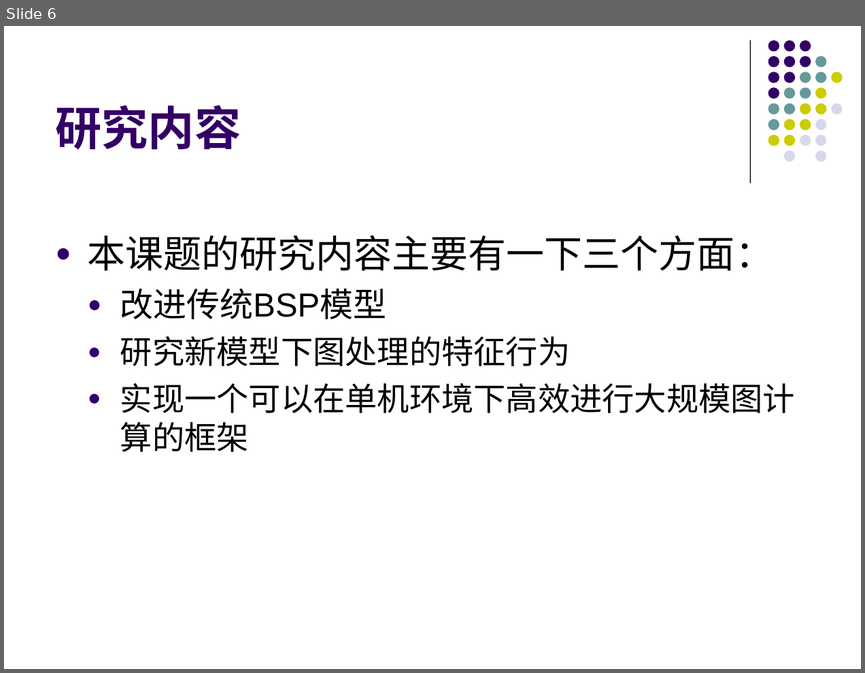
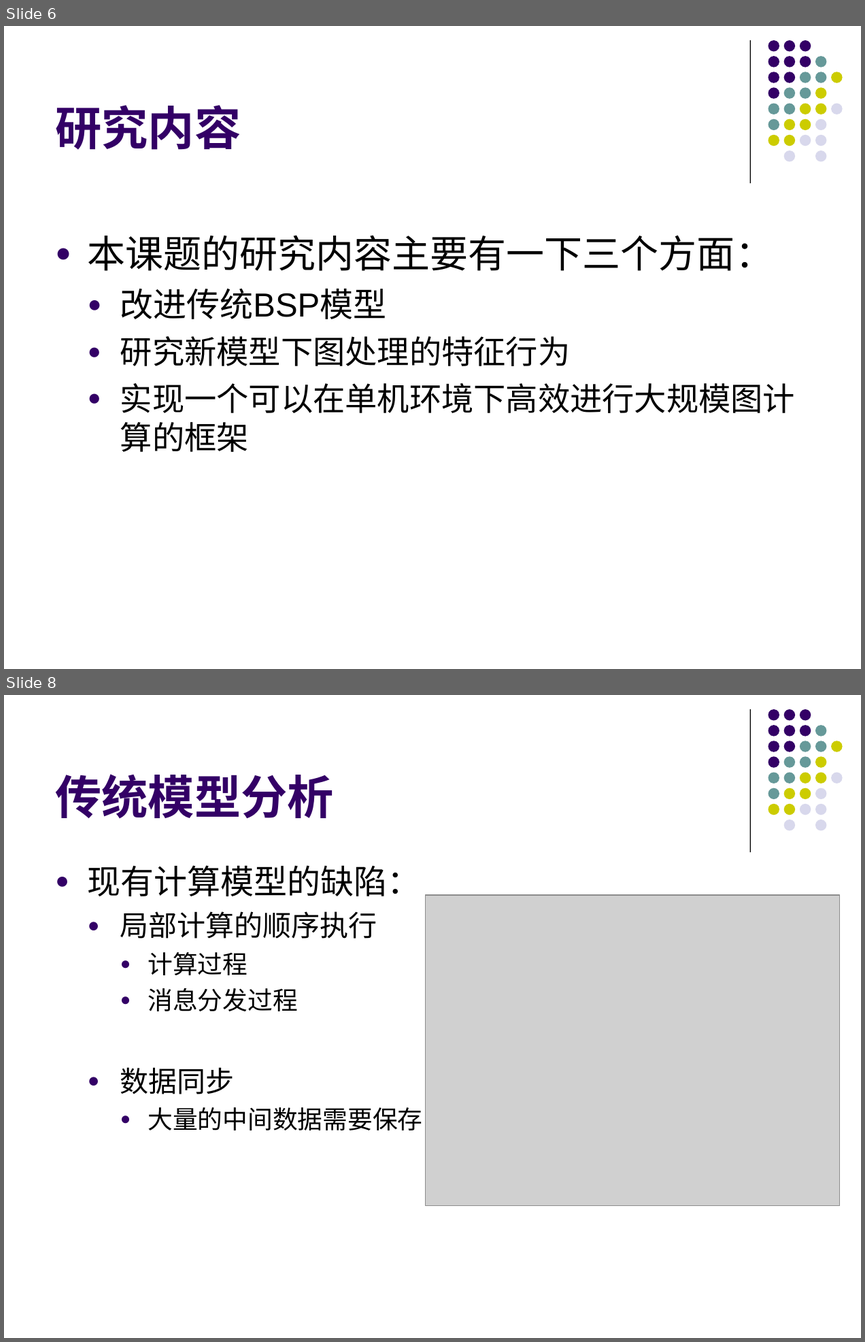
Before and after one commit to gitDangerSnake/dalunwen, a slide deck: graph.ppt. Shown one above the other, each under a label of ours: slide 6 before the commit, slides 6 and 8 after it; the slides between them are not shown. The pictures are 865x673 and 865x1342 pixels, drawn with LibreOffice and Linux fonts; fonts in the diff are those of the drawing; grey boxes stand for pictures. Boxes give left, top, right and bottom in pixels: in the first picture for what was removed or moved away, otherwise in the second. Text is boxed around its words. In the diff, an @@ line names an element or a change of style, - is before the commit and + after.

```diff
--- a/graph.ppt
+++ b/graph.ppt
@@ slide 8 added at <box>4,695,861,1338</box>, background #FFFFFF; not listed: 32 template elements that a slide beside it also shows @@
@@ title added at <box>55,774,333,818</box>, 39 pt, text #330066, bold @@
+传统模型分析
@@ text added at <box>88,865,422,1130</box>, 21 pt, text #000000 @@
+● 现有计算模型的缺陷：
+  ● 局部计算的顺序执行
+    ● 计算过程
+    ● 消息分发过程
+  ● 数据同步
+    ● 大量的中间数据需要保存
@@ picture added at <box>426,895,839,1205</box> @@
```
Also in this commit, not shown: 5 slides changed, 17 other slides added, 9 slides removed, 10 other files.
